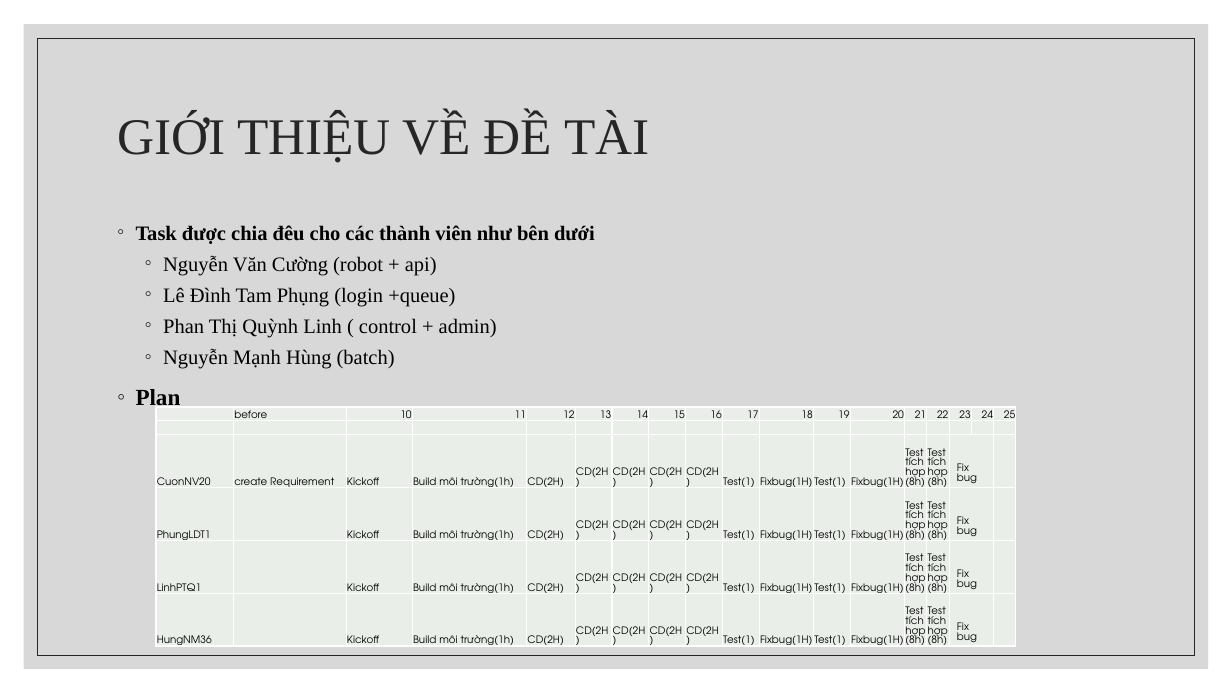
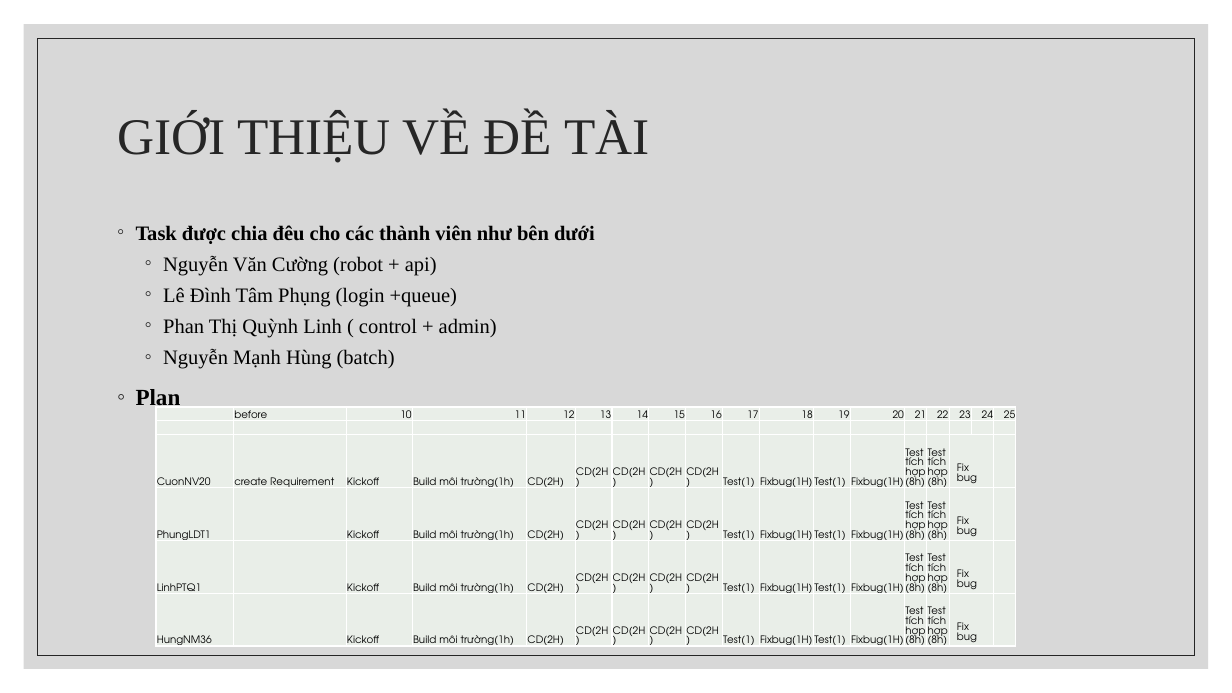
Before and after one commit to chet7h/restart_computer, a slide deck: slide 4 of Restart Computer.pptx. Drawn at 1232x693 pixels with LibreOffice and Linux fonts; fonts in the diff are those of the drawing. Boxes give left, top, right and bottom in pixels: in the first picture for what was removed or moved away, otherwise in the second. Text is boxed around its words. In the diff, an @@ line names an element or a change of style, - is before the commit and + after.

Commit message:
updated pp
[ldtamphung9X]_updated pp

```diff
--- a/Restart Computer.pptx
+++ b/Restart Computer.pptx
@@ text at bbox=[163, 287, 457, 307]: text changed @@
-  ◦ Lê Đình Tam Phụng (login +queue)
+  ◦ Lê Đình Tâm Phụng (login +queue)
```
